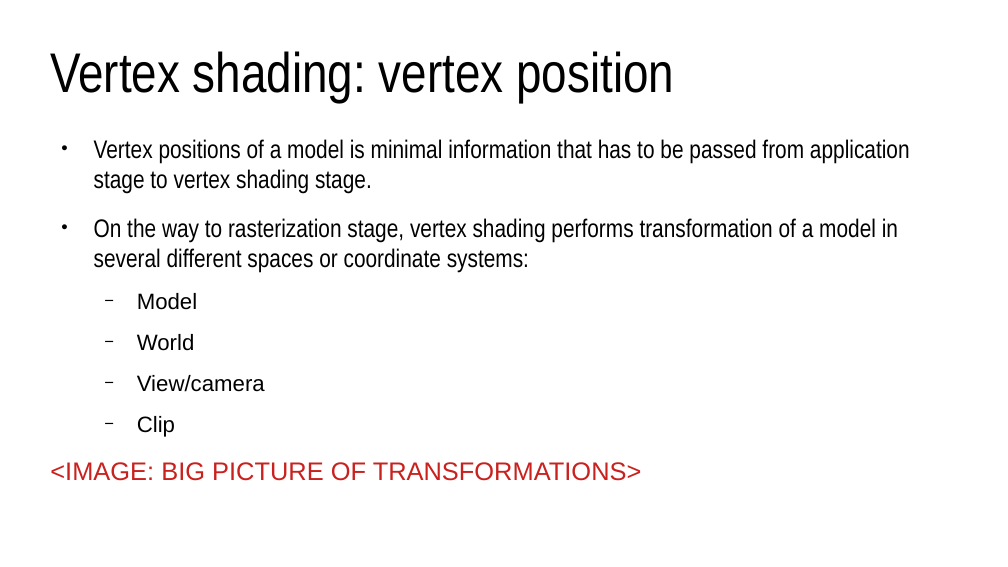
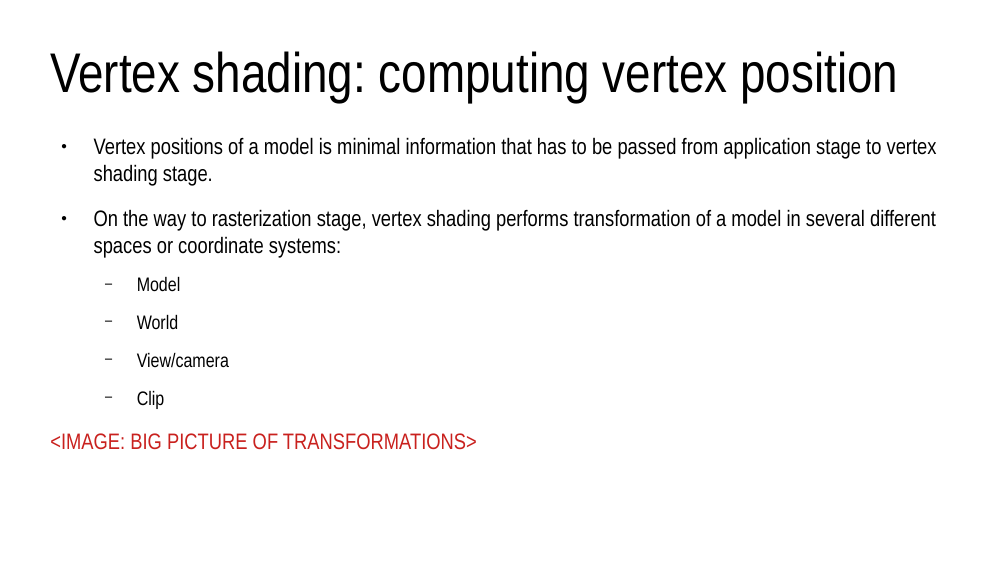
Before and after one commit to lorentzo/IntroductionToComputerGraphics, a slide deck: slide 19 of lectures/4_foundations_rendering/4_3_rasterization.odp (slide 14 before the commit). Drawn at 1008x567 pixels with LibreOffice and Linux fonts; fonts in the diff are those of the drawing. Boxes give left, top, right and bottom in pixels: in the first picture for what was removed or moved away, otherwise in the second. Text is boxed around its words. In the diff, an @@ line names an element or a change of style, - is before the commit and + after.

Commit message:
rasterization

```diff
--- a/lectures/4_foundations_rendering/4_3_rasterization.odp
+++ b/lectures/4_foundations_rendering/4_3_rasterization.odp
@@ title at [50,51,898,102]: text changed @@
-Vertex shading: vertex position
+Vertex shading: computing vertex position
@@ text "Vertex positions of a model ..." at [50,137,937,450]: size 20 to 17.6 pt; size 17.5 to 15.4 pt in "Model", "World", "View/camera", "Clip"; font Arial to Arial Narrow in "Model", "World", "View/camera", "Clip" and 1 more places @@
```
Also in this commit, not shown: 20 other slides changed, 10 slides added, 1 slide removed, 1 other file.
